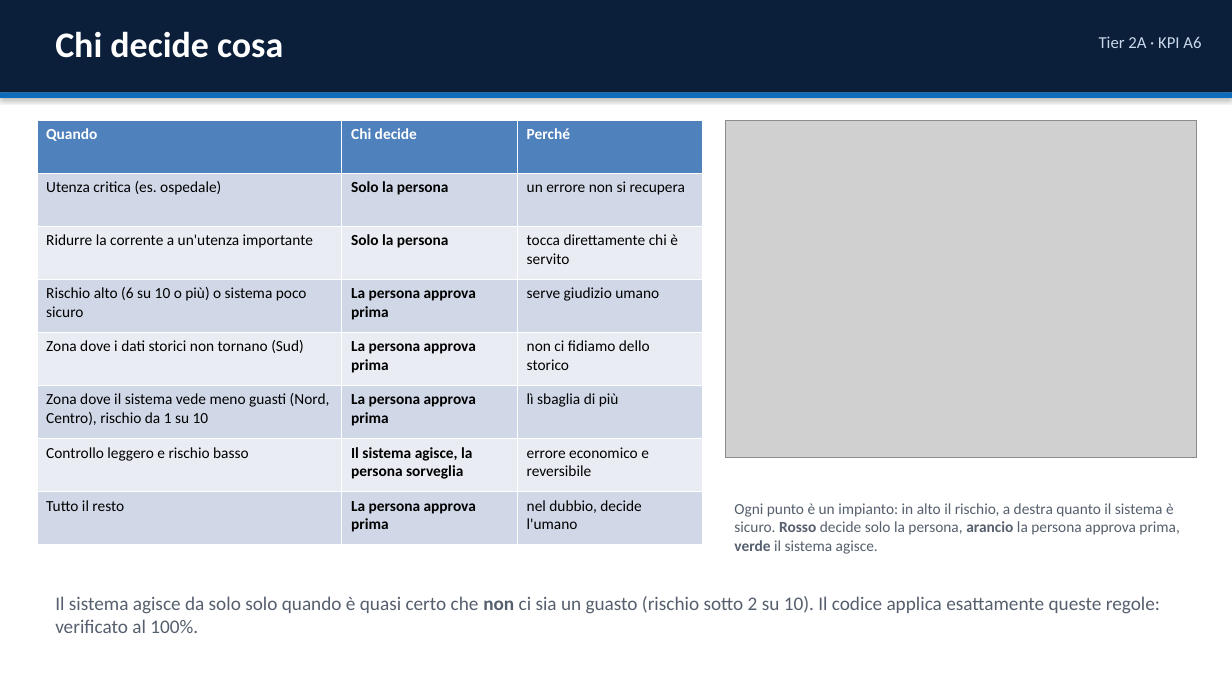
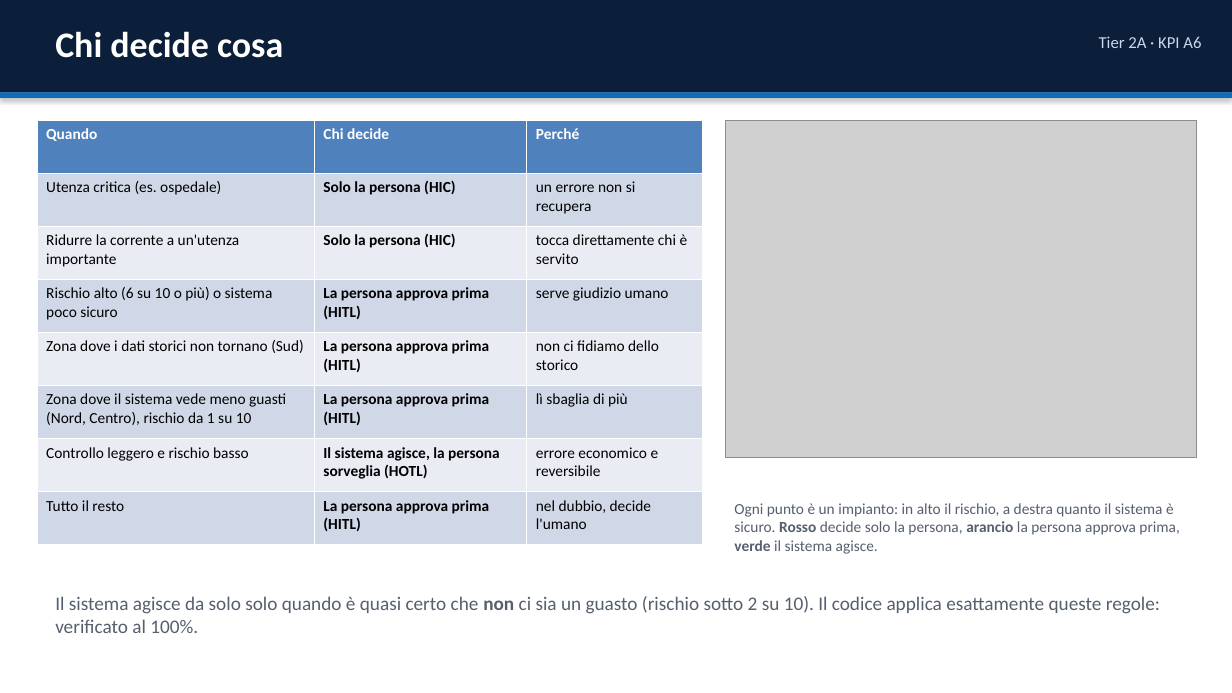
Before and after one commit to GuidoMerliniEnel/ai-act-hackaton, a slide deck: slide 7 of consegna/EnerGuard_Presentazione.pptx. Drawn at 1232x693 pixels with LibreOffice and Linux fonts; fonts in the diff are those of the drawing; grey boxes stand for pictures. Boxes give left, top, right and bottom in pixels: in the first picture for what was removed or moved away, otherwise in the second. Text is boxed around its words. In the diff, an @@ line names an element or a change of style, - is before the commit and + after.

```diff
--- a/consegna/EnerGuard_Presentazione.pptx
+++ b/consegna/EnerGuard_Presentazione.pptx
@@ table at (x1=37, y1=120, x2=702, y2=545) @@
-row 2, column 2: Solo la persona
+row 2, column 2: Solo la persona (HIC)
-row 3, column 2: Solo la persona
+row 3, column 2: Solo la persona (HIC)
-row 4, column 2: La persona approva prima
+row 4, column 2: La persona approva prima (HITL)
-row 5, column 2: La persona approva prima
+row 5, column 2: La persona approva prima (HITL)
-row 6, column 2: La persona approva prima
+row 6, column 2: La persona approva prima (HITL)
-row 7, column 2: Il sistema agisce, la persona sorveglia
+row 7, column 2: Il sistema agisce, la persona sorveglia (HOTL)
-row 8, column 2: La persona approva prima
+row 8, column 2: La persona approva prima (HITL)
```
Also in this commit, not shown: 2 other slides changed, 3 slides added, 1 slide removed, 1 other file.
